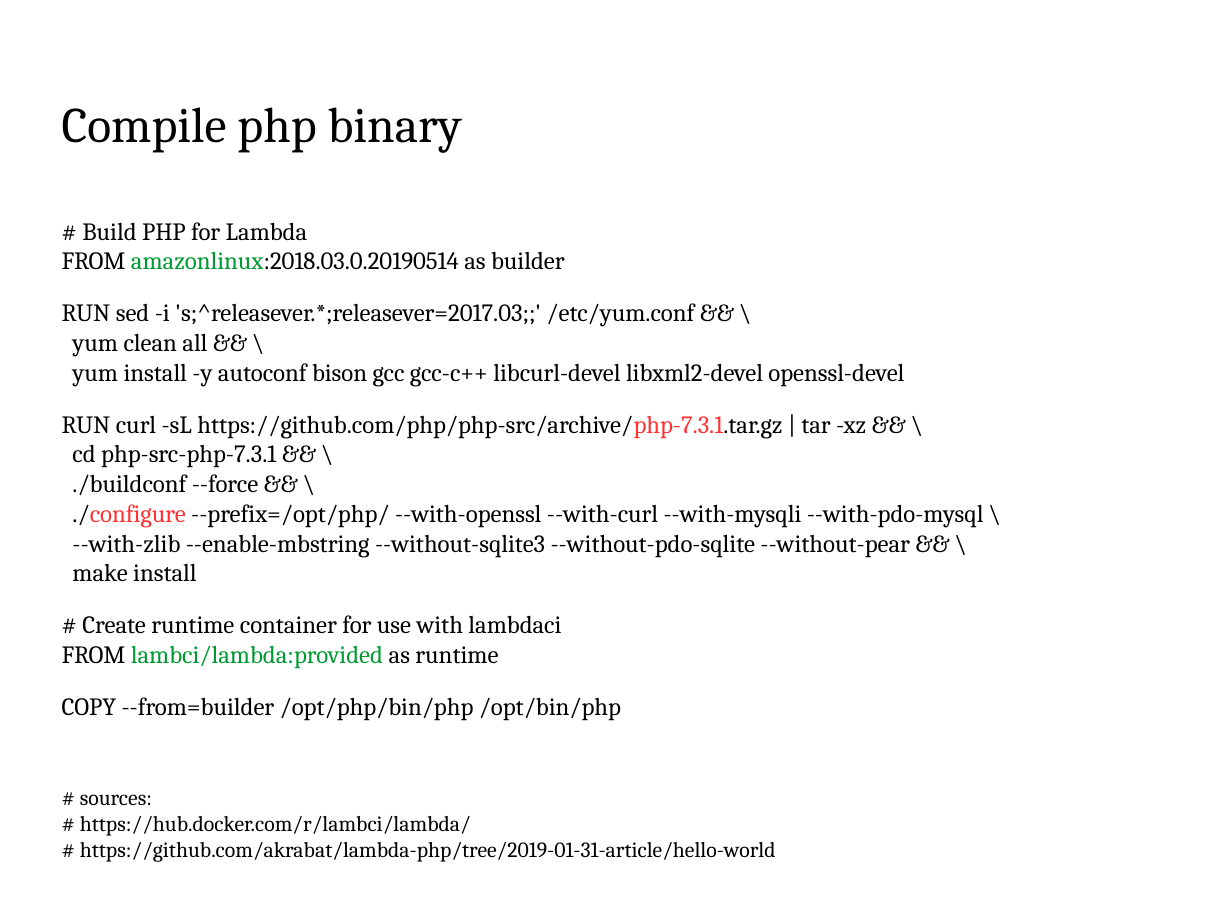
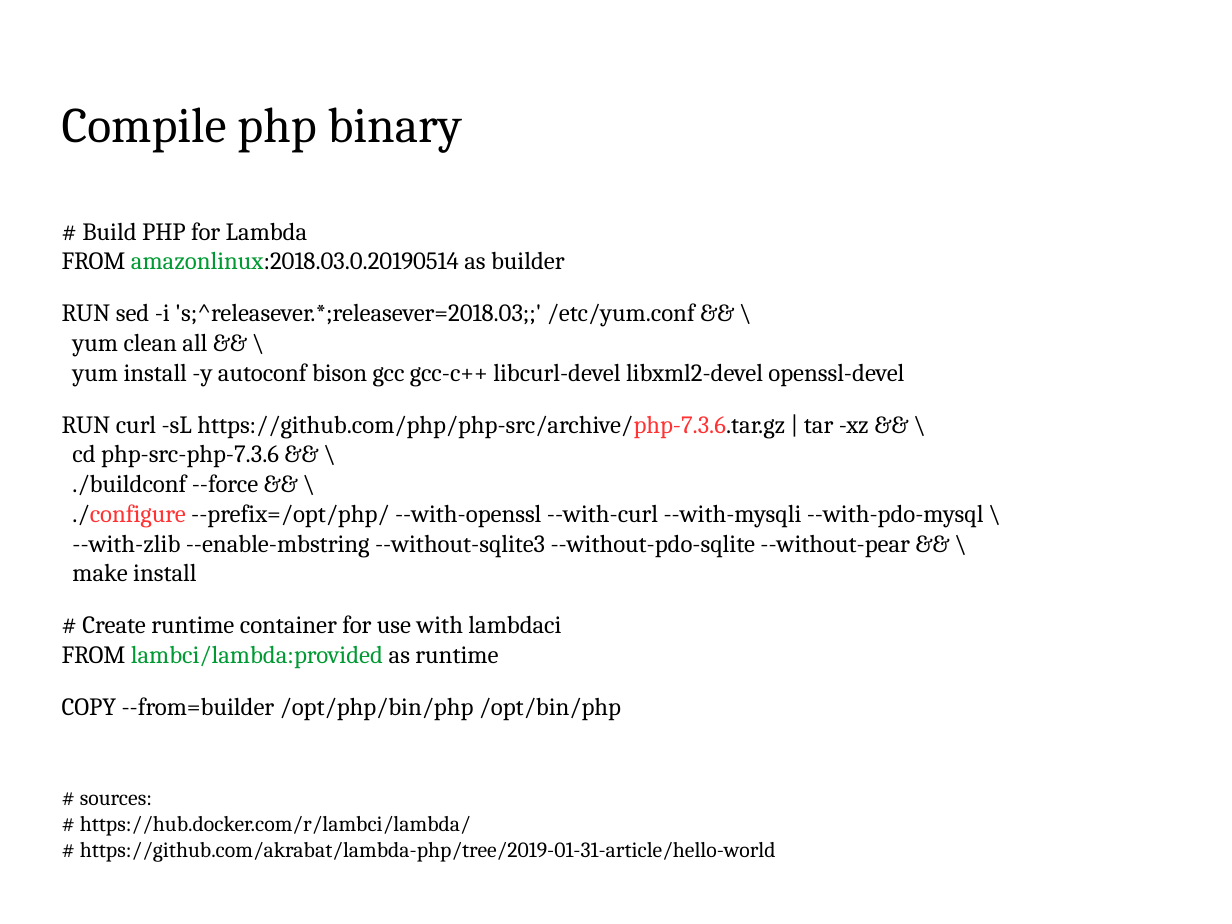
Before and after one commit to thbley/php-lambda, a slide deck: slide 8 of php_lambda_ipc.odp. Drawn at 1232x924 pixels with LibreOffice and Linux fonts; fonts in the diff are those of the drawing; background and template pictures are left out. Boxes give left, top, right and bottom in pixels: in the first picture for what was removed or moved away, otherwise in the second. Text is boxed around its words. In the diff, an @@ line names an element or a change of style, - is before the commit and + after.

```diff
--- a/php_lambda_ipc.odp
+++ b/php_lambda_ipc.odp
@@ text at [62, 303, 984, 582]: text changed @@
-RUN sed -i 's;^releasever.*;releasever=2017.03;;' /etc/yum.conf && \
-yum clean all && \
-yum install -y autoconf bison gcc gcc-c++ libcurl-devel libxml2-devel openssl-devel
-RUN curl -sL https://github.com/php/php-src/archive/php-7.3.1.tar.gz | tar -xz && \
-cd php-src-php-7.3.1 && \
-./buildconf --force && \
-./configure --prefix=/opt/php/ --with-openssl --with-curl --with-mysqli --with-pdo-mysql \
---with-zlib --enable-mbstring --without-sqlite3 --without-pdo-sqlite --without-pear && \
-make install
+RUN sed -i 's;^releasever.*;releasever=2018.03;;' /etc/yum.conf && \
+yum clean all && \
+yum install -y autoconf bison gcc gcc-c++ libcurl-devel libxml2-devel openssl-devel
+RUN curl -sL https://github.com/php/php-src/archive/php-7.3.6.tar.gz | tar -xz && \
+cd php-src-php-7.3.6 && \
+./buildconf --force && \
+./configure --prefix=/opt/php/ --with-openssl --with-curl --with-mysqli --with-pdo-mysql \
+--with-zlib --enable-mbstring --without-sqlite3 --without-pdo-sqlite --without-pear && \
+make install
```
Also in this commit, not shown: 2 other slides changed, 2 other files.
